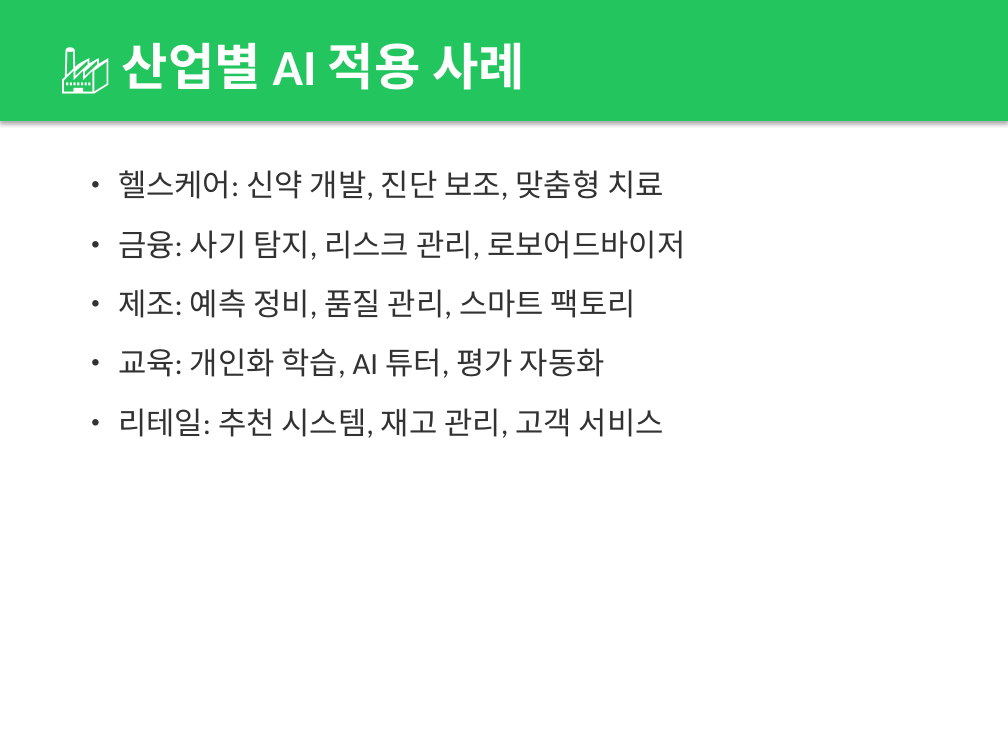
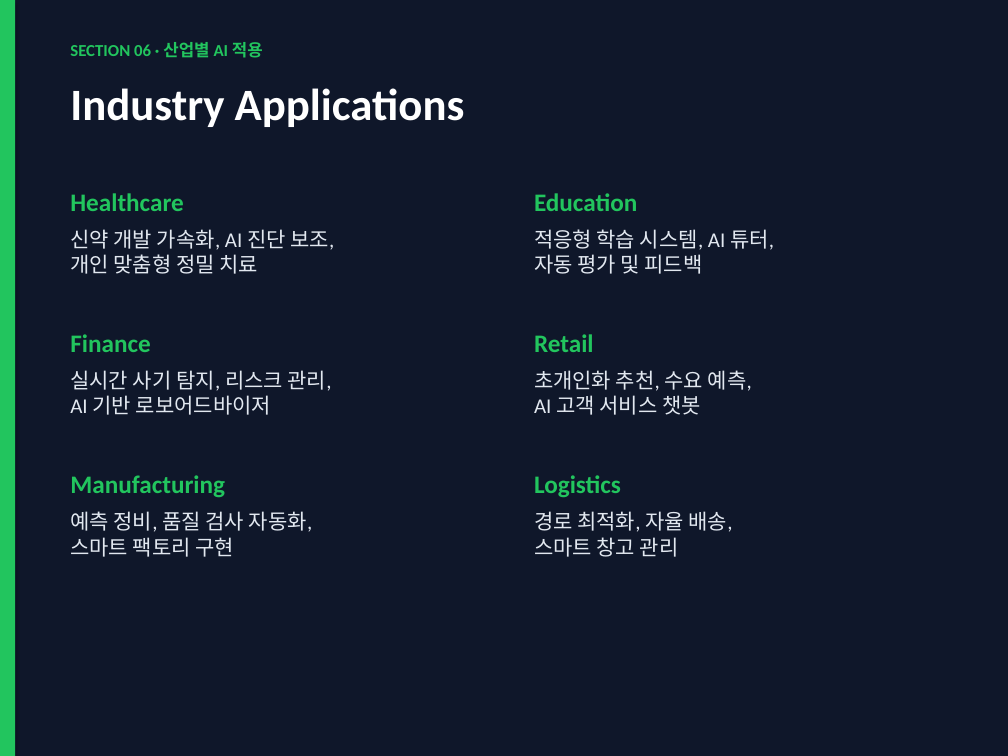
Before and after one commit to lucent77/ClaudeCode, a slide deck: slide 14 of AI_Trends_2025.pptx. Drawn at 1008x756 pixels with LibreOffice and Linux fonts; fonts in the diff are those of the drawing. Boxes give left, top, right and bottom in pixels: in the first picture for what was removed or moved away, otherwise in the second. Text is boxed around its words. In the diff, an @@ line names an element or a change of style, - is before the commit and + after.

```diff
--- a/AI_Trends_2025.pptx
+++ b/AI_Trends_2025.pptx
@@ rectangle: place and size @@
-rectangle at bbox=[0, 0, 1008, 121]
+rectangle at bbox=[0, 0, 1008, 756]
@@ rectangle at bbox=[0, 0, 1008, 756]: fill #22C55E to #0F172A @@
@@ rectangle added at bbox=[0, 0, 15, 756], fill #22C55E @@
@@ text at bbox=[70, 42, 263, 58]: text changed; size 36 to 12 pt; text colour #FFFFFF to #22C55E @@
-🏭 산업별 AI 적용 사례
+SECTION 06 · 산업별 AI 적용
@@ text added at bbox=[70, 88, 465, 127], 32 pt, text #FFFFFF, bold @@
+Industry Applications
@@ text removed at bbox=[118, 170, 685, 438] @@
-• 헬스케어: 신약 개발, 진단 보조, 맞춤형 치료
-• 금융: 사기 탐지, 리스크 관리, 로보어드바이저
-• 제조: 예측 정비, 품질 관리, 스마트 팩토리
-• 교육: 개인화 학습, AI 튜터, 평가 자동화
-• 리테일: 추천 시스템, 재고 관리, 고객 서비스
@@ text added at bbox=[70, 193, 184, 211], 18 pt, text #22C55E, bold @@
+Healthcare
@@ text added at bbox=[534, 193, 637, 211], 18 pt, text #22C55E, bold @@
+Education
@@ text added at bbox=[70, 229, 334, 274], 15 pt, text #E2E8F0 @@
+신약 개발 가속화, AI 진단 보조,
+개인 맞춤형 정밀 치료
@@ text added at bbox=[534, 229, 774, 274], 15 pt, text #E2E8F0 @@
+적응형 학습 시스템, AI 튜터,
+자동 평가 및 피드백
@@ text added at bbox=[70, 334, 150, 352], 18 pt, text #22C55E, bold @@
+Finance
@@ text added at bbox=[534, 334, 594, 352], 18 pt, text #22C55E, bold @@
+Retail
@@ text added at bbox=[70, 370, 332, 415], 15 pt, text #E2E8F0 @@
+실시간 사기 탐지, 리스크 관리,
+AI 기반 로보어드바이저
@@ text added at bbox=[534, 370, 752, 415], 15 pt, text #E2E8F0 @@
+초개인화 추천, 수요 예측,
+AI 고객 서비스 챗봇
@@ text added at bbox=[70, 475, 225, 498], 18 pt, text #22C55E, bold @@
+Manufacturing
@@ text added at bbox=[534, 475, 621, 498], 18 pt, text #22C55E, bold @@
+Logistics
@@ text added at bbox=[70, 511, 312, 557], 15 pt, text #E2E8F0 @@
+예측 정비, 품질 검사 자동화,
+스마트 팩토리 구현
@@ text added at bbox=[534, 511, 733, 557], 15 pt, text #E2E8F0 @@
+경로 최적화, 자율 배송,
+스마트 창고 관리
```
Also in this commit, not shown: 15 other slides changed, 1 slide added, 1 slide removed, 1 other file.
